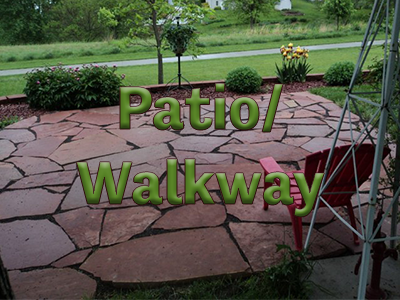
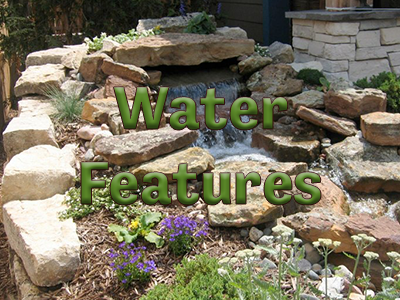
The second w=400, h=300 image is a revision of the first. Changes to its layers:
painted on "2 lines copy" over [76, 83, 325, 217]
renamed "14913143988_3ffdba3e60_o" to "waterfeature", painted on it over [0, 0, 400, 300]
